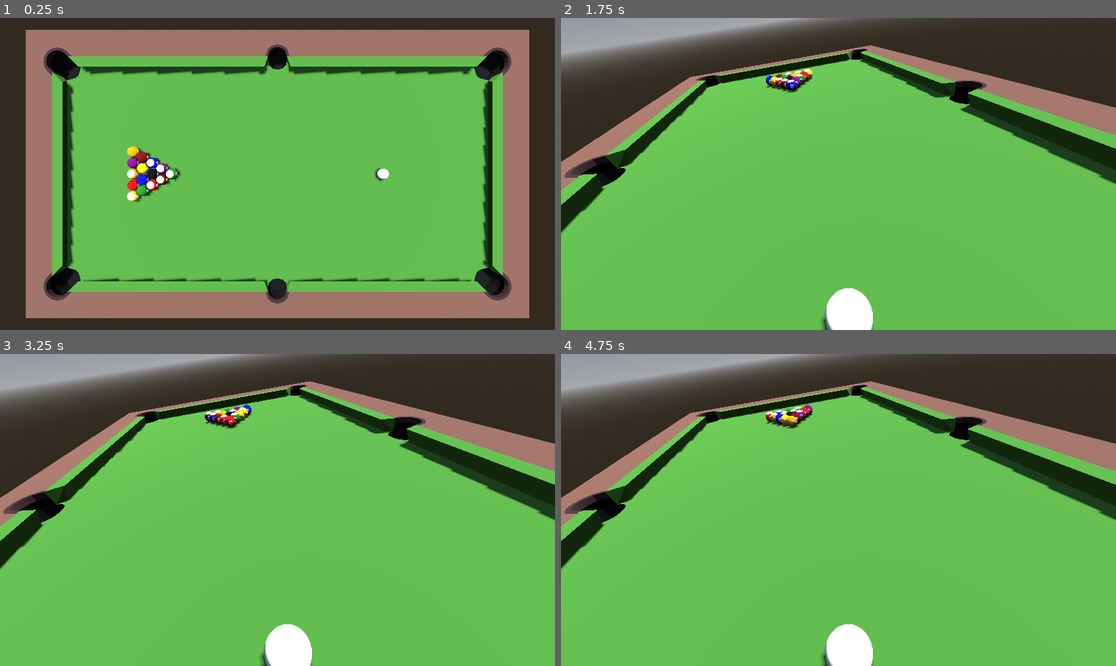
Above: before the commit, frames 1-4 (two rows, left to right).
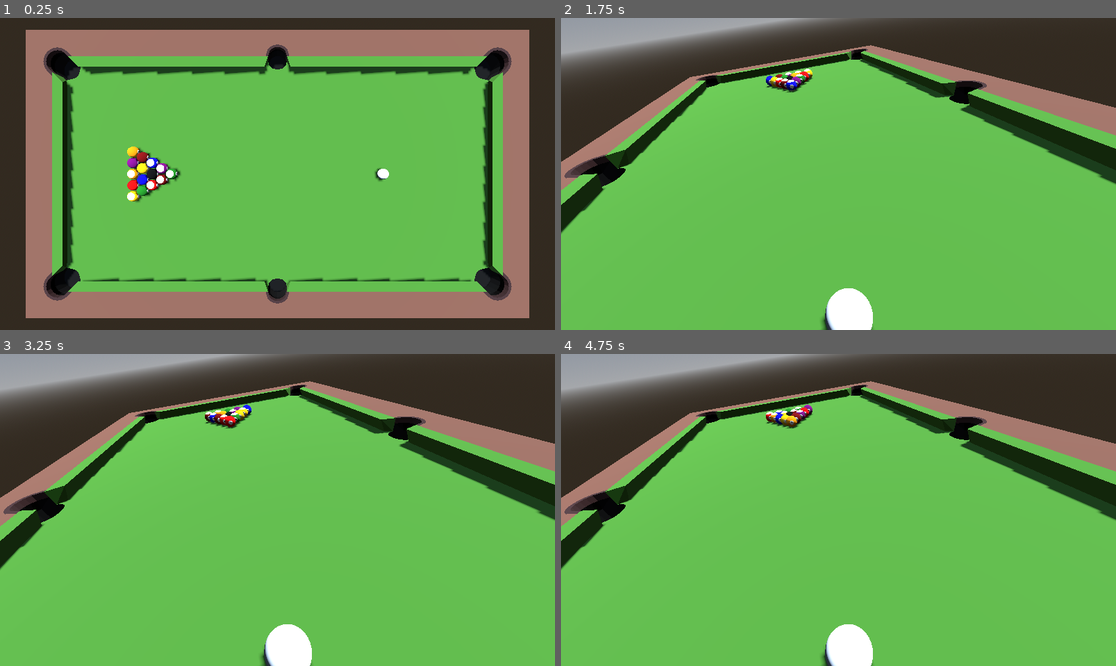
Above: after the commit, the same moments.

Repository: agrech4/Pool
Game: Godot game, scene res://Scenes/main.tscn
Same seed, same stepped clock (60 frames per second), same inputs: the game is played once before the commit and once after it.
Inputs (mouse positions are in pixels of both pictures, inside the frame that each line leads up to):
- Up to frame 1 (0.25 s): no input
- Up to frame 2 (1.75 s): tap Enter at 0.5 s; move the mouse to (960, 158) at 0.52 s; hold Tab (camera_switch) 0.53-1.28 s; tap R (reset) at 1.25 s; move the mouse to (727, 189) at 1.27 s; tap S (camera_backward) at 1.35 s; tap Tab (camera_switch) at 1.55 s
- Up to frame 3 (3.25 s): move the mouse to (333, 441) at 2.02 s; hold Tab (camera_switch) 2.03-2.78 s; tap Ctrl (camera_down) at 2.1 s; tap R (reset) at 2.75 s; move the mouse to (249, 572) at 2.77 s; tap W (camera_forward) at 2.85 s; tap Tab (camera_switch) at 3.05 s
- Up to frame 4 (4.75 s): move the mouse to (1005, 556) at 3.52 s; hold Tab (camera_switch) 3.53-4.28 s; tap A (camera_left) at 3.6 s; tap Escape (cancel) at 4.15 s; tap R (reset) at 4.25 s; move the mouse to (672, 463) at 4.27 s; tap D (camera_right) at 4.35 s; tap Tab (camera_switch) at 4.55 s

The runs differ from the first frame. In frame 1, less than 0.1% of the frame differs, in the area x 24-70%, y 48-52%; in frame 2, less than 0.1%; in frame 3, less than 0.1%; in frame 4, less than 0.1%, in the area x 40-57%, y 21-100%.

Commit message:
Added diagetic power indicater to cue ball using shaders

Diff:
--- /dev/null
+++ b/Resources/Shaders/ball_power.gdshader
@@ -0,0 +1,28 @@
+shader_type spatial;
+
+const float model_height = 0.57;
+const float model_rad = 0.285;
+
+uniform float fill;
+uniform sampler2D screen_texture : hint_screen_texture, repeat_disable, filter_nearest;
+
+varying vec3 world_position;
+
+void vertex() {
+	world_position = (MODEL_MATRIX * vec4(VERTEX, 1.0)).xyz;
+}
+
+void fragment() {
+	float height_on_model = (world_position.y - (NODE_POSITION_WORLD.y - model_rad)) / model_height;
+	vec4 currentColor = textureLod(screen_texture, SCREEN_UV, 0.0);
+	if (height_on_model <= fill) {
+		currentColor.rgb = mix(currentColor.rgb,vec3(.729, 0.345, 0.141),.5);
+		//EMISSION = vec3(.25, 0.05, 0.025);
+	}
+	ALBEDO = currentColor.rgb;
+}
+
+//void light() {
+	// Called for every pixel for every light affecting the material.
+	// Uncomment to replace the default light processing function with this one.
+//}
--- a/Scenes/ball.tscn
+++ b/Scenes/ball.tscn
@@ -21,7 +21,7 @@
 physics_material_override = ExtResource("1_mr1xy")
 max_contacts_reported = 8
 contact_monitor = true
-angular_damp = 2.0
+angular_damp = 4.0
 script = ExtResource("2_gck0a")
 
 [node name="ImpactSFX" type="AudioStreamPlayer3D" parent="."]
--- a/Scripts/ball.gd
+++ b/Scripts/ball.gd
@@ -25,6 +25,7 @@
 	preload("res://Assets/Textures/14Ball.png"),
 	preload("res://Assets/Textures/15Ball.png"),
 ]
+var cue_power_shader: Shader = preload("res://Resources/Shaders/ball_power.gdshader")
 var colliding_balls: Array[Node]
 var ball_velocity: Vector3
 var velocities_before_impact: Array[Vector3]
@@ -45,8 +46,12 @@
 # Called when the node enters the scene tree for the first time.
 func _ready():
 	# Set the texture image based on the ball value
-	var mat = $MeshInstance3D.mesh.surface_get_material(0).duplicate()
+	var mat: Material = $MeshInstance3D.mesh.surface_get_material(0).duplicate()
 	mat.albedo_texture = textures[ball_value]
+	if ball_type == BallType.CUE:
+		var cue_shader_material: ShaderMaterial = ShaderMaterial.new()
+		cue_shader_material.set_shader(cue_power_shader)
+		mat.set_next_pass(cue_shader_material)
 	$MeshInstance3D.set_surface_override_material(0,mat)
 
 
--- a/Scripts/game_manager.gd
+++ b/Scripts/game_manager.gd
@@ -10,6 +10,7 @@
 @export var table: Node3D
 
 var balls: Array[PoolBall]
+var cue_shader: ShaderMaterial
 
 var is_aiming: bool = false
 var power: float = 0.0
@@ -17,6 +18,8 @@
 var player_one: Player = Player.new()
 var player_two: Player = Player.new()
 var cur_player: Player = player_one
+
+
 
 @onready var rack_rad: float = BALL_RAD + rack_buffer
 @onready var row_sep: float = rack_rad * sqrt(3)
@@ -60,7 +63,9 @@
 		var time_norm = power_timer.get_time_left() / power_timer.get_wait_time()
 		power = (-cos(2 * PI * time_norm) + 1) / 2
 		power_bar.material.set_shader_parameter("fill",power)
-
+		cue_shader.set_shader_parameter("fill",power)
+		#var shader: ShaderMaterial = cue.find_child("MeshInstance3D").get_surface_override_material(0).get_next_pass()
+		#shader.set_shader_parameter("fill",power)
 
 func _input(event):
 	if event.is_action_pressed("reset"):
@@ -103,12 +108,14 @@
 	ball.init_vals(0, head_spot)
 	add_child(ball)
 	balls.append(ball)
+	cue_shader = ball.find_child("MeshInstance3D").get_surface_override_material(0).get_next_pass()
 	camera.camera_target = ball
-
+	# Arrays for all the values for pool balls
 	var solids: Array[int] = [1,2,3,4,5,6,7]
 	var stripes: Array[int] = [9,10,11,12,13,14,15]
 	var corners: Array[int] = [solids.pop_at(randi_range(0,6)),stripes.pop_at(randi_range(0,6))]
 	var balls_left: Array[int] = solids + stripes
+	# creates a ball for every position in the rack, choosing a unique value for each
 	for i in rack_locs.size():
 		ball = ball_scene.instantiate()
 		var ball_value: int = i+1
@@ -146,6 +153,8 @@
 func toggle_is_aiming():
 	power_bar.visible = !power_bar.visible
 	is_aiming = !is_aiming
+	power_bar.material.set_shader_parameter("fill",0)
+	cue_shader.set_shader_parameter("fill",0)
 	if power_timer.is_stopped():
 		power_timer.start()
 	else:
